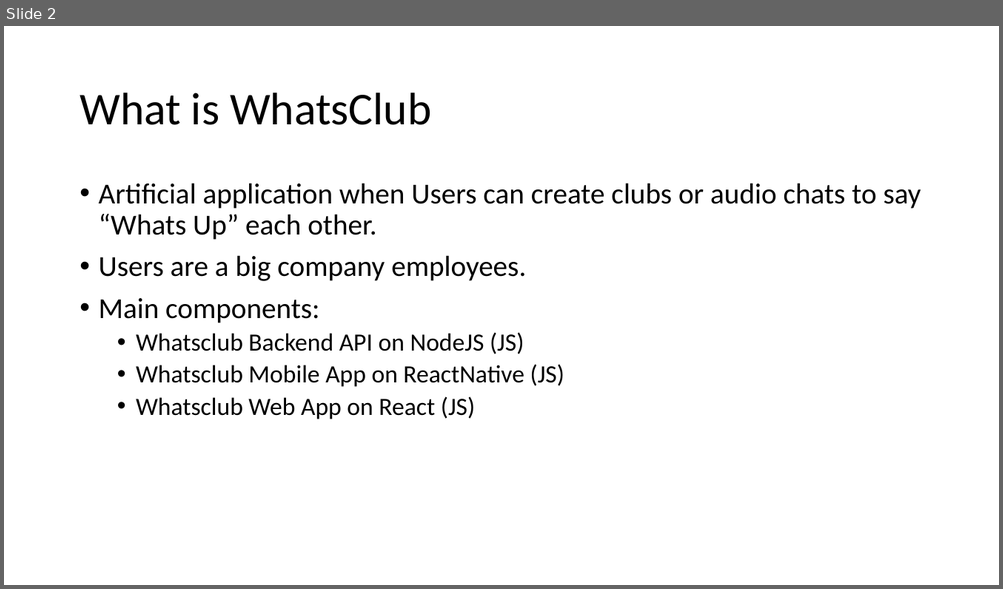
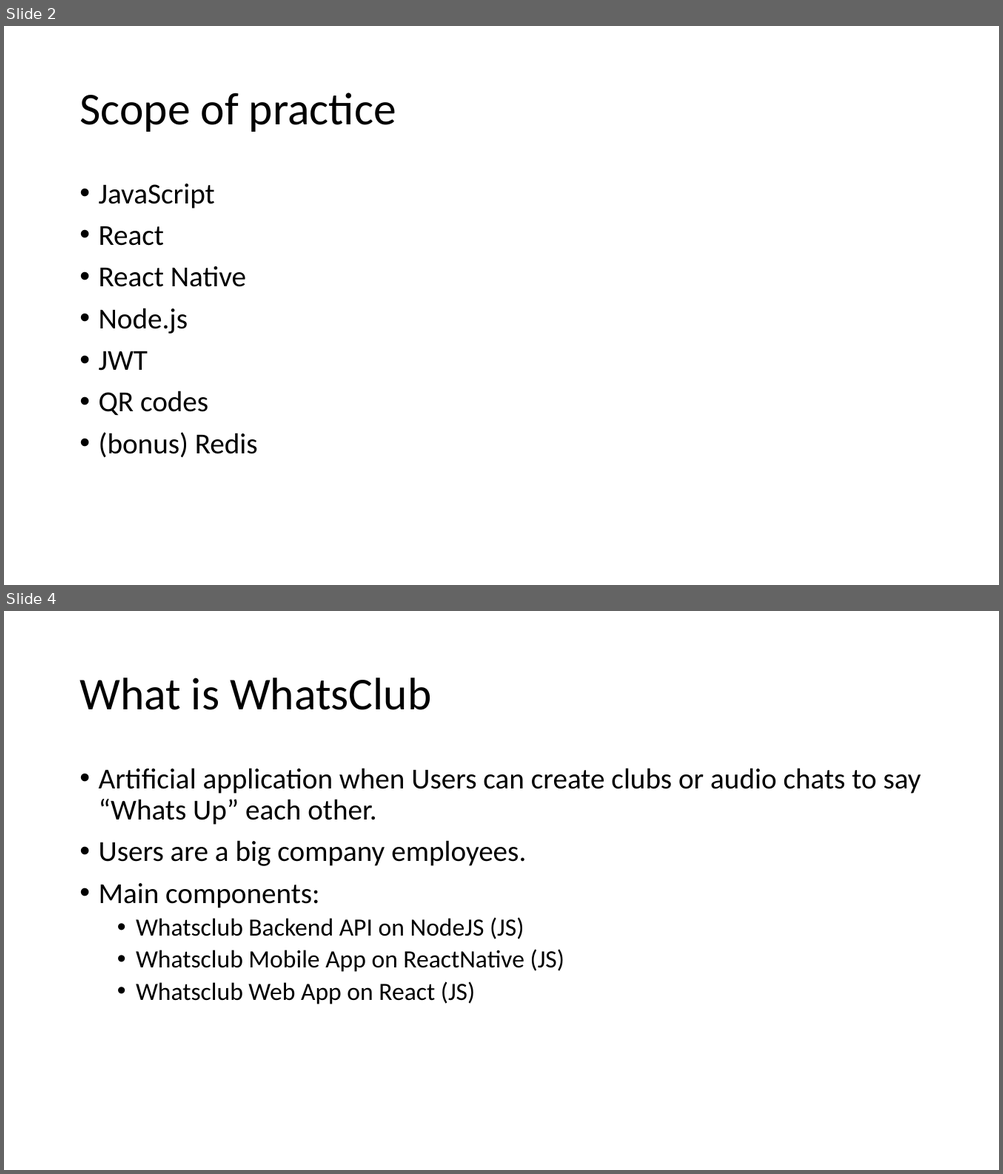
Before and after one commit to zatsepinvl/whatsclub, a slide deck: WhatsClub.pptx. Shown one above the other, each under a label of ours: slide 2 before the commit, slides 2 and 4 after it; the slides between them are not shown. The pictures are 1003x589 and 1003x1174 pixels, drawn with LibreOffice and Linux fonts; fonts in the diff are those of the drawing. Boxes give left, top, right and bottom in pixels: in the first picture for what was removed or moved away, otherwise in the second. Text is boxed around its words. In the diff, an @@ line names an element or a change of style, - is before the commit and + after.

```diff
--- a/WhatsClub.pptx
+++ b/WhatsClub.pptx
@@ slide 2 added at [4, 26, 999, 585], background #FFFFFF @@
@@ title added at [79, 93, 396, 132], 44 pt, text #000000 @@
+Scope of practice
@@ text added at [99, 184, 258, 458], 28 pt, text #000000 @@
+• JavaScript
+• React
+• React Native
+• Node.js
+• JWT
+• QR codes
+• (bonus) Redis
@@ what was slide 2 is now slide 4 @@
```
Also in this commit, not shown: 4 slides changed, 3 other slides added, 4 slides removed, 19 other files.
